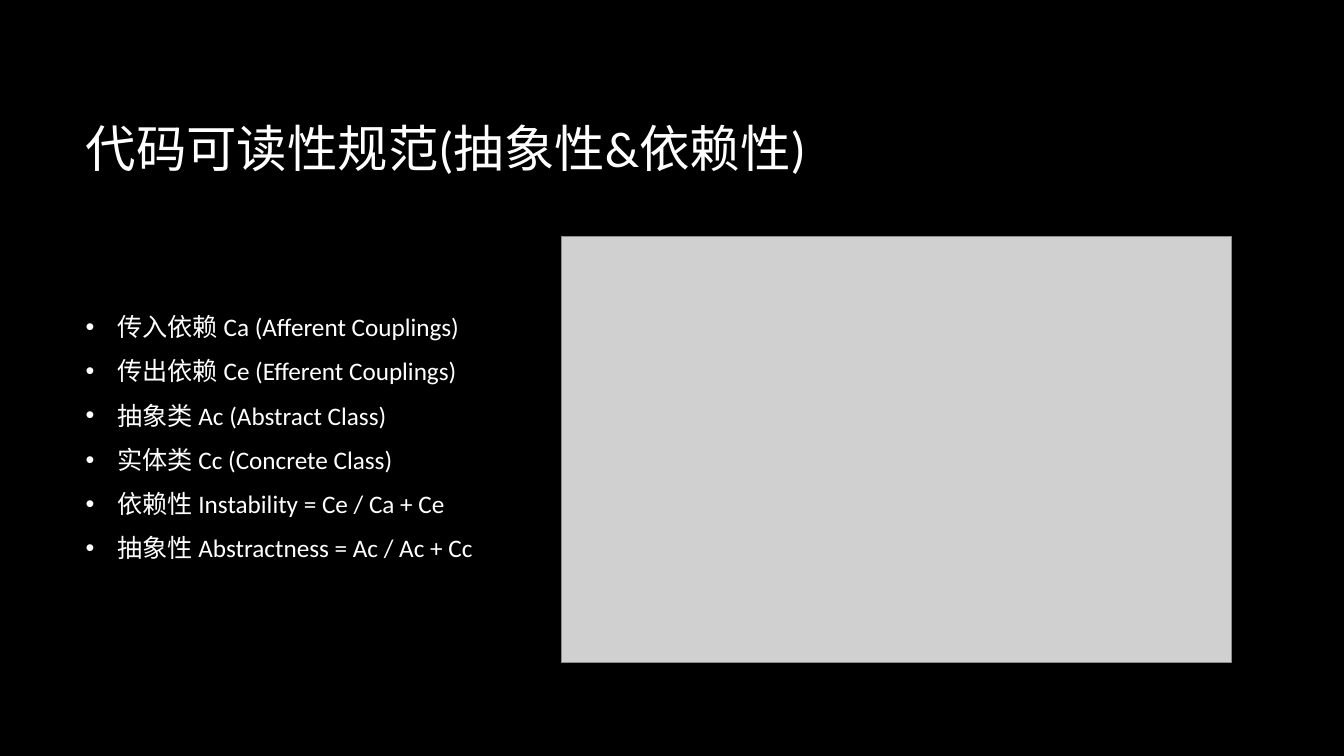
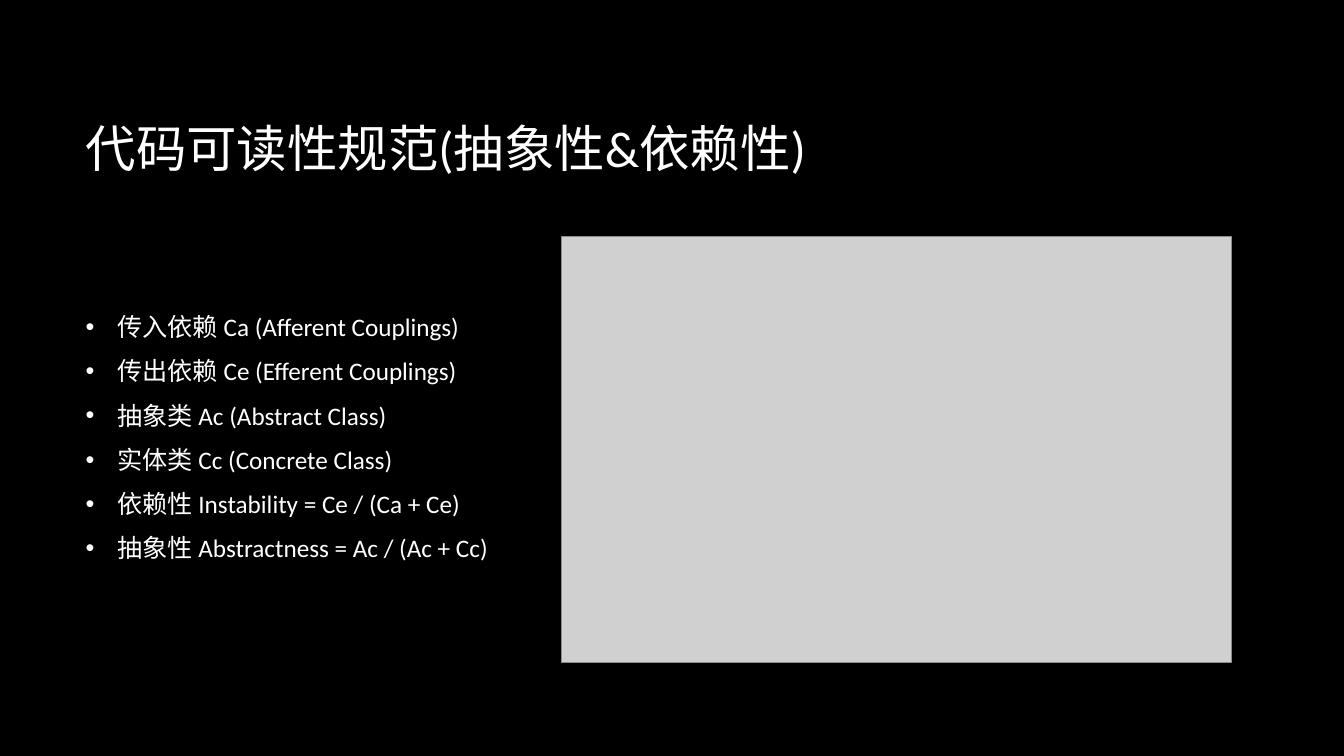
Before and after one commit to yuslf/manhong-ppt, a slide deck: slide 18 of 20180428 满鸿 持续集成[CI].pptx. Drawn at 1344x756 pixels with LibreOffice and Linux fonts; fonts in the diff are those of the drawing; grey boxes stand for pictures; background and template pictures are left out. Boxes give left, top, right and bottom in pixels: in the first picture for what was removed or moved away, otherwise in the second. Text is boxed around its words. In the diff, an @@ line names an element or a change of style, - is before the commit and + after.

```diff
--- a/20180428 满鸿 持续集成[CI].pptx
+++ b/20180428 满鸿 持续集成[CI].pptx
@@ text at (x1=117, y1=491, x2=488, y2=561): text changed @@
-• 依赖性 Instability = Ce / Ca + Ce
-• 抽象性 Abstractness = Ac / Ac + Cc
+• 依赖性 Instability = Ce / (Ca + Ce)
+• 抽象性 Abstractness = Ac / (Ac + Cc)
```
Also in this commit, not shown: 1 other slide changed, 2 other files.
